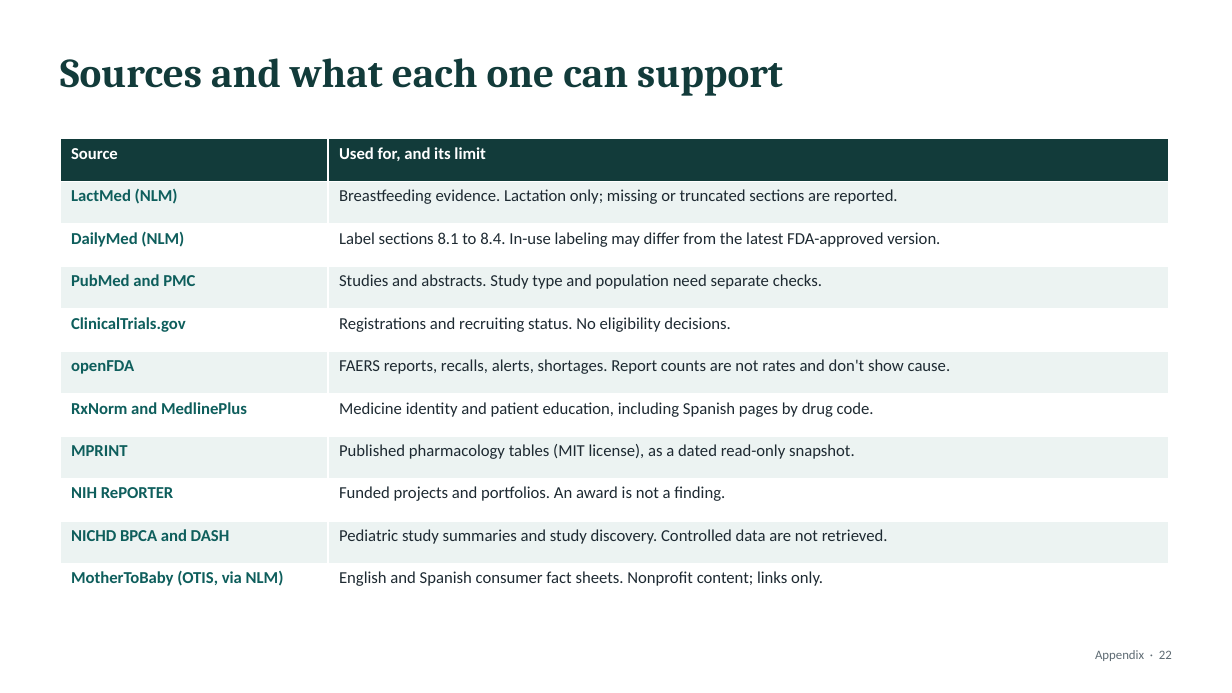
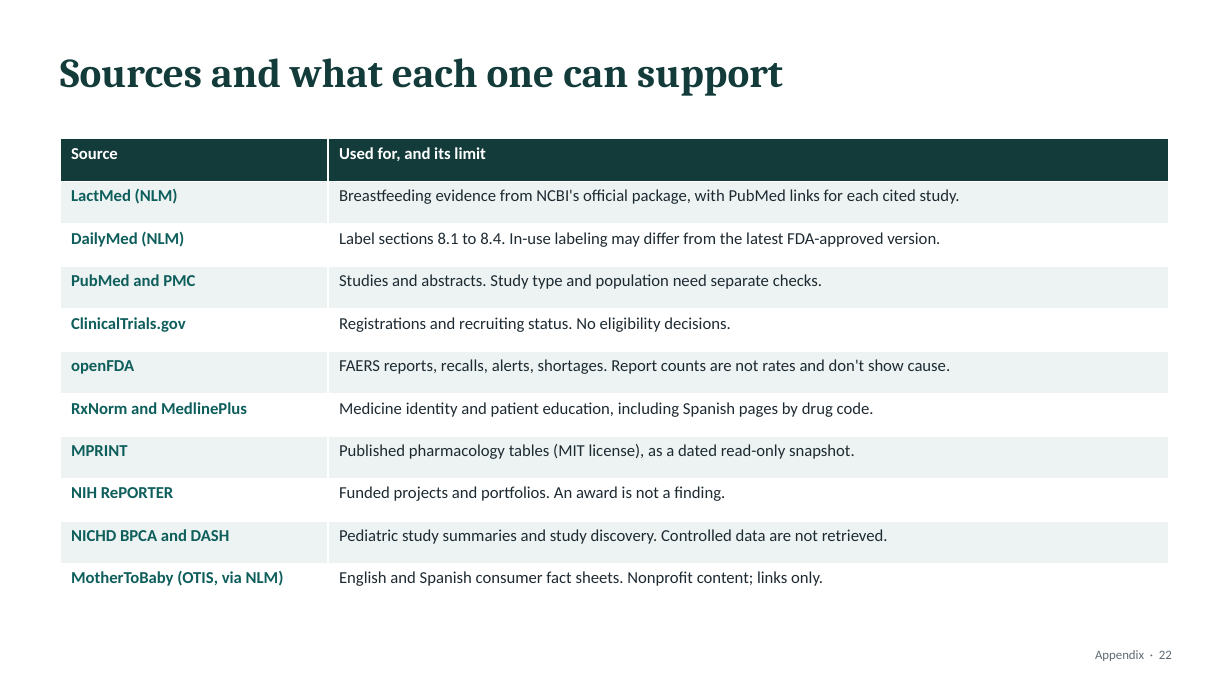
Before and after one commit to gpiat333/Parent-Child-Pharmacology-MCP, a slide deck: slide 22 of presentation/Parent-child Pharmacology MCP — Hackathon deck v3.pptx. Drawn at 1232x693 pixels with LibreOffice and Linux fonts; fonts in the diff are those of the drawing. Boxes give left, top, right and bottom in pixels: in the first picture for what was removed or moved away, otherwise in the second. Text is boxed around its words. In the diff, an @@ line names an element or a change of style, - is before the commit and + after.

```diff
--- a/presentation/Parent-child Pharmacology MCP — Hackathon deck v3.pptx
+++ b/presentation/Parent-child Pharmacology MCP — Hackathon deck v3.pptx
@@ table at (x1=60, y1=139, x2=1169, y2=606) @@
-row 2, column 2: Breastfeeding evidence. Lactation only; missing or truncated sections are reported.
+row 2, column 2: Breastfeeding evidence from NCBI's official package, with PubMed links for each cited study.
```
Also in this commit, not shown: 5 other slides changed, 7 other files.
